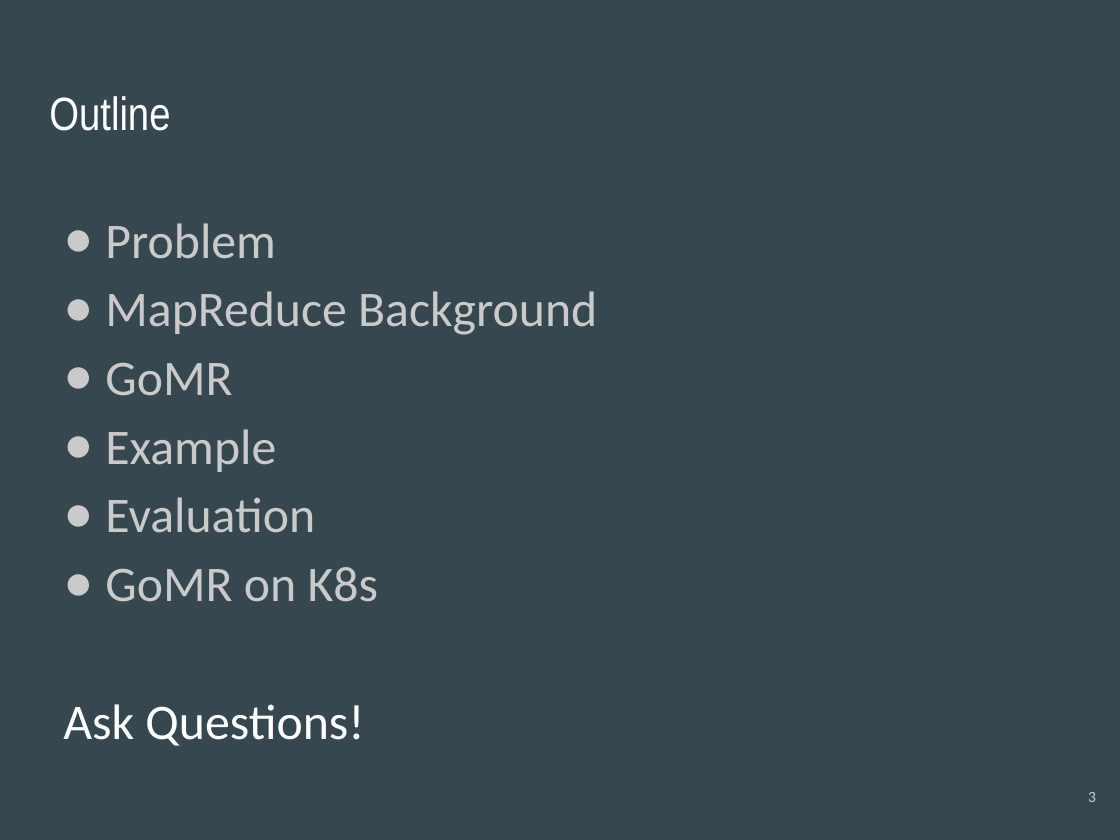
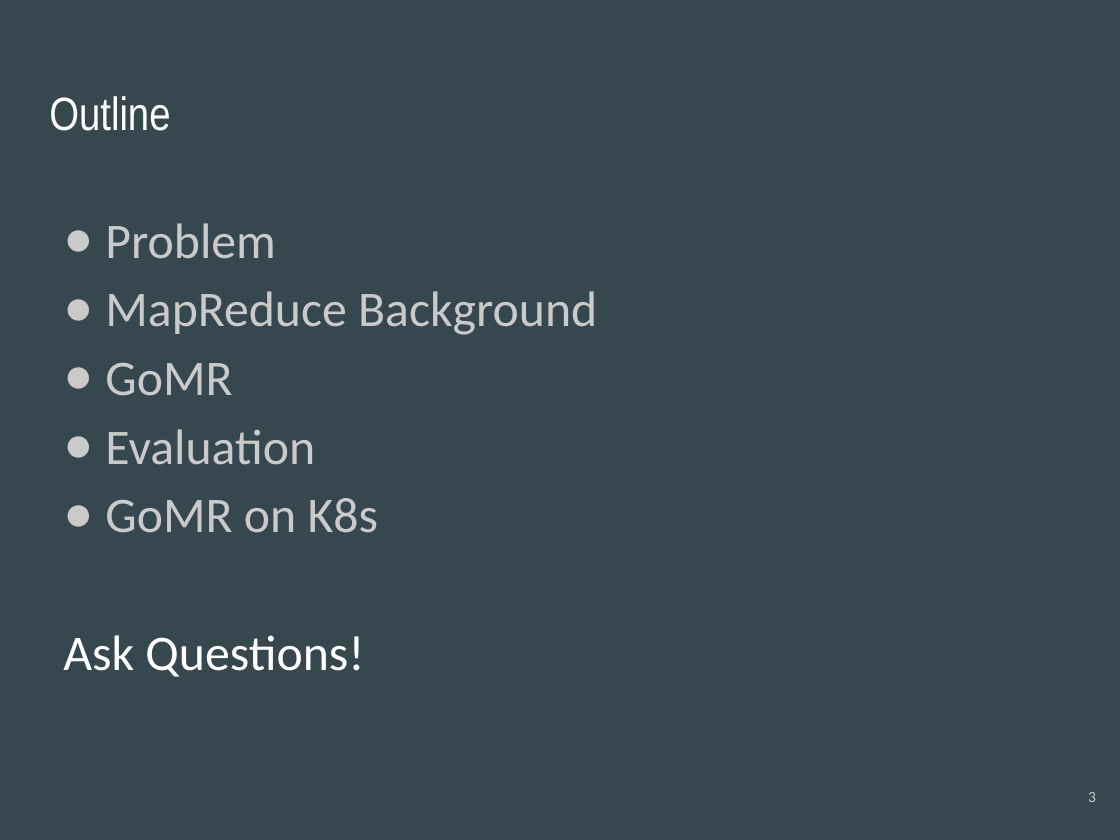
Before and after one commit to cnnrznn/cnnrznn.github.io, a slide deck: slide 3 of files/GoMR/slides-distributed.pptx. Drawn at 1120x840 pixels with LibreOffice and Linux fonts; fonts in the diff are those of the drawing. Boxes give left, top, right and bottom in pixels: in the first picture for what was removed or moved away, otherwise in the second. Text is boxed around its words. In the diff, an @@ line names an element or a change of style, - is before the commit and + after.

```diff
--- a/files/GoMR/slides-distributed.pptx
+++ b/files/GoMR/slides-distributed.pptx
@@ text at (105, 429, 276, 472): paragraph removed @@
-● Example
```
Also in this commit, not shown: 5 other slides changed, 2 slides added.
